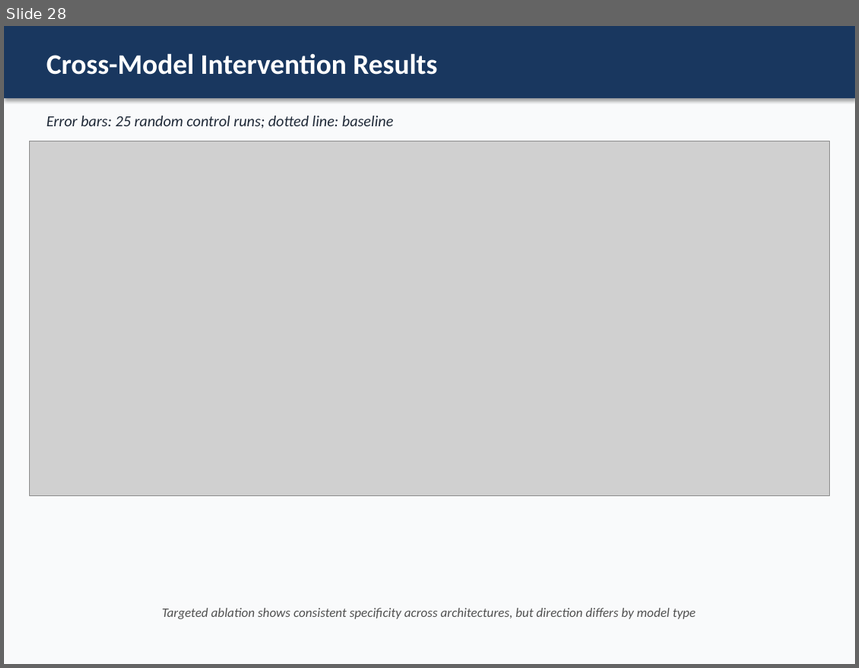
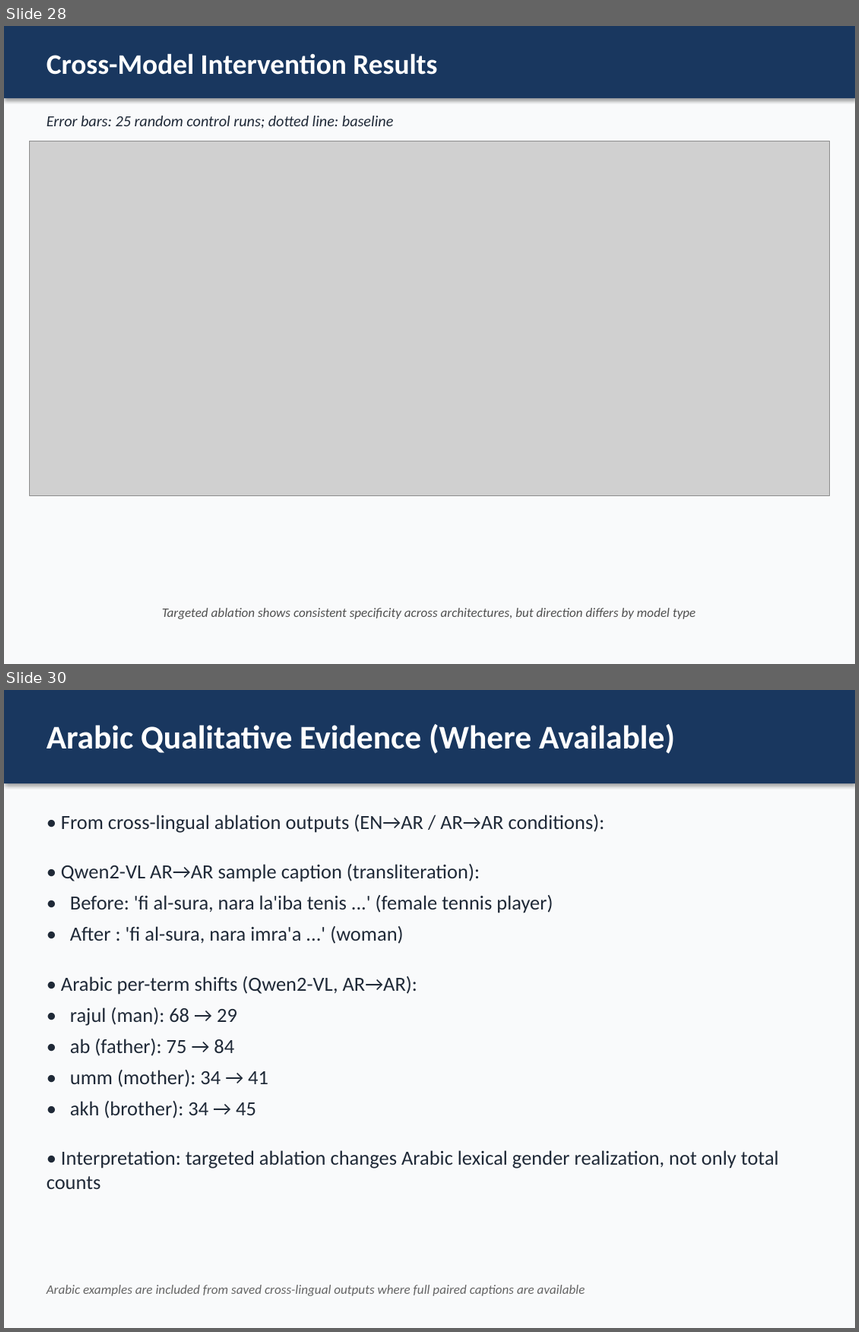
Before and after one commit to nour-mubarak/mechanistic_intrep, a slide deck: sae_captioning_project/presentation/SAE_Gender_Bias_Supervisor_Presentation.pptx. Shown one above the other, each under a label of ours: slide 28 before the commit, slides 28 and 30 after it; the slides between them are not shown. The pictures are 859x668 and 859x1332 pixels, drawn with LibreOffice and Linux fonts; fonts in the diff are those of the drawing; grey boxes stand for pictures. Boxes give left, top, right and bottom in pixels: in the first picture for what was removed or moved away, otherwise in the second. Text is boxed around its words. In the diff, an @@ line names an element or a change of style, - is before the commit and + after.

Commit message:
Update subproject commit references to indicate dirty state; enhance qualitative examples in presentation and LaTeX files for clarity in cross-lingual analysis

```diff
--- a/sae_captioning_project/presentation/SAE_Gender_Bias_Supervisor_Presentation.pptx
+++ b/sae_captioning_project/presentation/SAE_Gender_Bias_Supervisor_Presentation.pptx
@@ slide 30 added at <box>4,690,855,1328</box>, background #F9FAFB @@
@@ rectangle added at <box>4,690,855,783</box>, fill #19375F @@
@@ text added at <box>47,724,675,754</box>, 28 pt, text #FFFFFF, bold @@
+Arabic Qualitative Evidence (Where Available)
@@ text added at <box>47,815,779,1189</box>, 17 pt, text #1F2937 @@
+• From cross-lingual ablation outputs (EN→AR / AR→AR conditions):
+• Qwen2-VL AR→AR sample caption (transliteration):
+• Before: 'fi al-sura, nara la'iba tenis ...' (female tennis player)
+• After : 'fi al-sura, nara imra'a ...' (woman)
+• Arabic per-term shifts (Qwen2-VL, AR→AR):
+• rajul (man): 68 → 29
+• ab (father): 75 → 84
+• umm (mother): 34 → 41
+• akh (brother): 34 → 45
+• Interpretation: targeted ablation changes Arabic lexical gender realization, not only total counts
@@ text added at <box>47,1285,585,1296</box>, 11 pt, text #646464, italic @@
+Arabic examples are included from saved cross-lingual outputs where full paired captions are available
```
Also in this commit, not shown: 2 other slides added, 4 other files.
